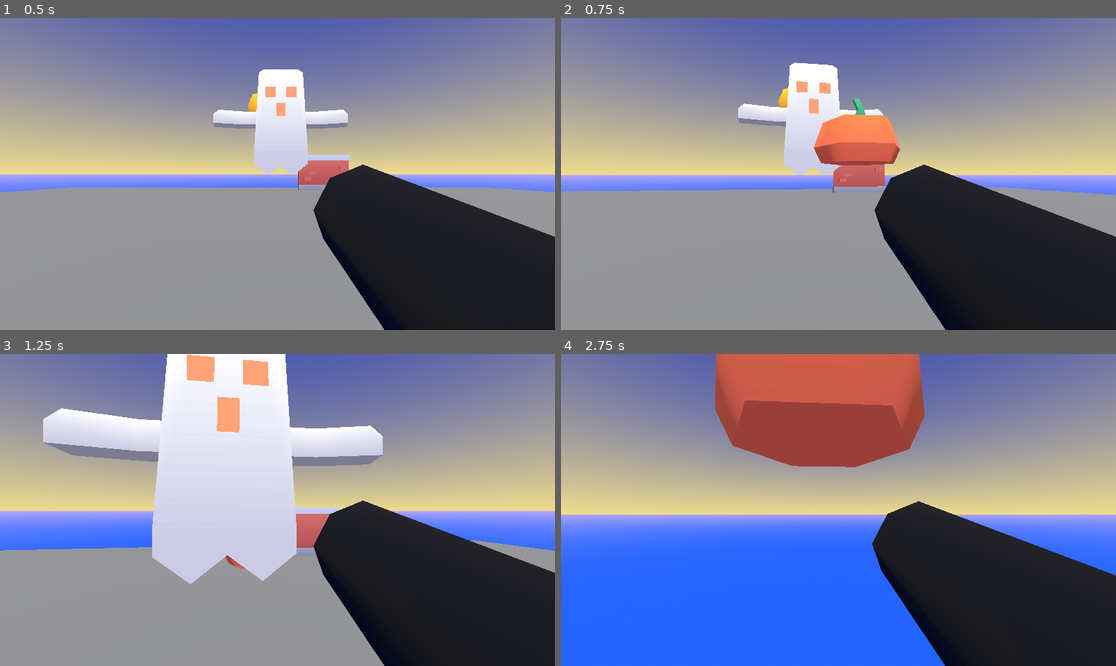
Above: before the commit, frames 1-4 (two rows, left to right).
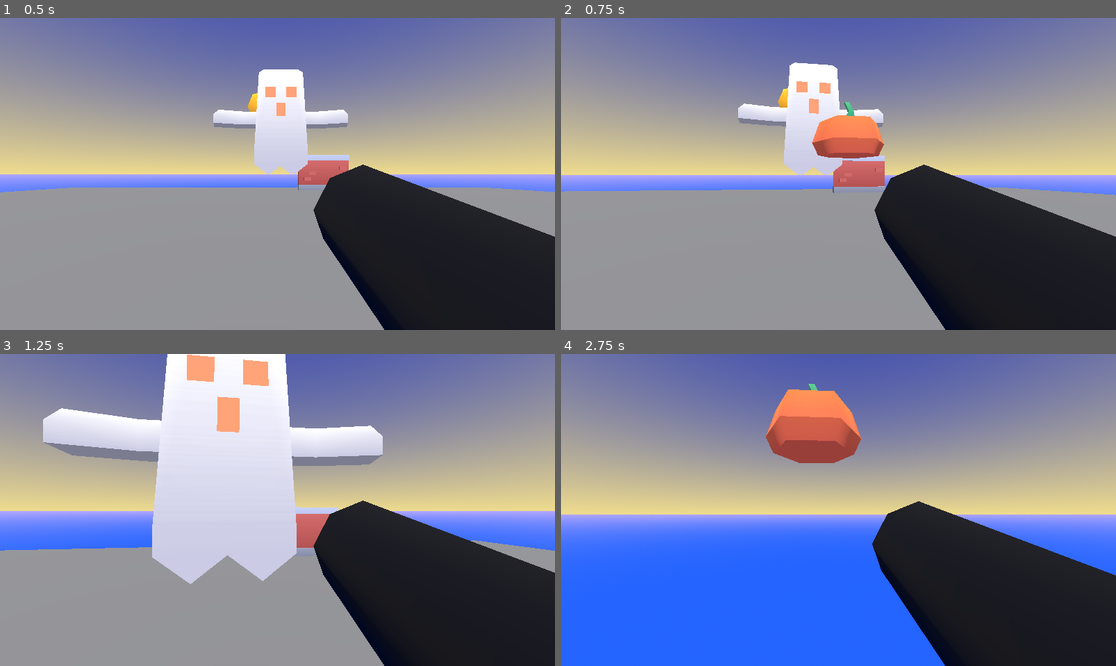
Above: after the commit, the same moments.

Repository: florianvazelle/BossRush
Game: Godot game, scene res://scenes/main.tscn
Two runs of this game, one before a commit and one after it. Both use one fixed random seed, a clock stepped at 60 frames per second and the inputs below.
Inputs (mouse positions are in pixels of both pictures, inside the frame that each line leads up to):
- Up to frame 1 (0.5 s): no input
- Up to frame 2 (0.75 s): tap Enter at 0.5 s; move the mouse to (866, 174) at 0.52 s; press the mouse at (866, 174) at 0.53 s; hold W (pm_moveforward) from 0.53 s (still down)
- Up to frame 3 (1.25 s): keep holding W (pm_moveforward); tap Space (jump) at 0.77 s
- Up to frame 4 (2.75 s): keep holding W (pm_moveforward); move the mouse to (810, 510) at 1.27 s; release the mouse at (810, 510) at 1.28 s; click (810, 510) at 1.35 s; tap Space (jump) at 1.52 s; move the mouse to (849, 503) at 2.02 s; hold Shift (sprint) from 2.03 s (still down); click (849, 503) at 2.3 s

Frame 1 is identical in both runs. In frame 2, 1.3% of the frame differs, in the area x 45-62%, y 25-48%; in frame 3, less than 0.1%; in frame 4, 11%, in the area x 27-66%, y 0-37%.

Commit message:
make the boss go back on hit

Diff:
--- a/scripts/boss.gd
+++ b/scripts/boss.gd
@@ -31,10 +31,18 @@
 
 func hit(damage: int) -> void:
 	life -= damage
+
+	# cancel current action and wait 4s
+	set_state(State.NOOP)
+	pattern_cooldown = 4.0
+
+	apply_central_impulse((global_position - current_target).normalized() * 20)
+
 	# play hit animation
 	blink()
 	# TODO: play hit sfx
 	print("hit")
+
 
 func set_state(new_state):
 	# set new state to ATTACK
--- a/scripts/canon.gd
+++ b/scripts/canon.gd
@@ -13,5 +13,5 @@
 
 		var target: Vector3 = to_global(spawn.position + Vector3.UP)
 		var dir: Vector3 = spawn.global_position - target
-		var speed := 15
+		var speed := 20
 		ammo.apply_impulse(dir.normalized() * speed)
